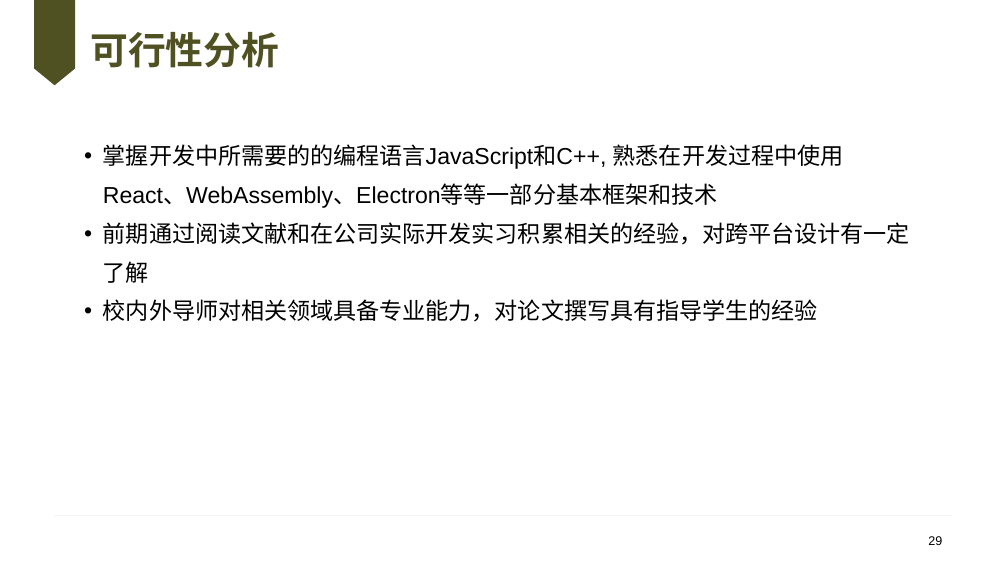
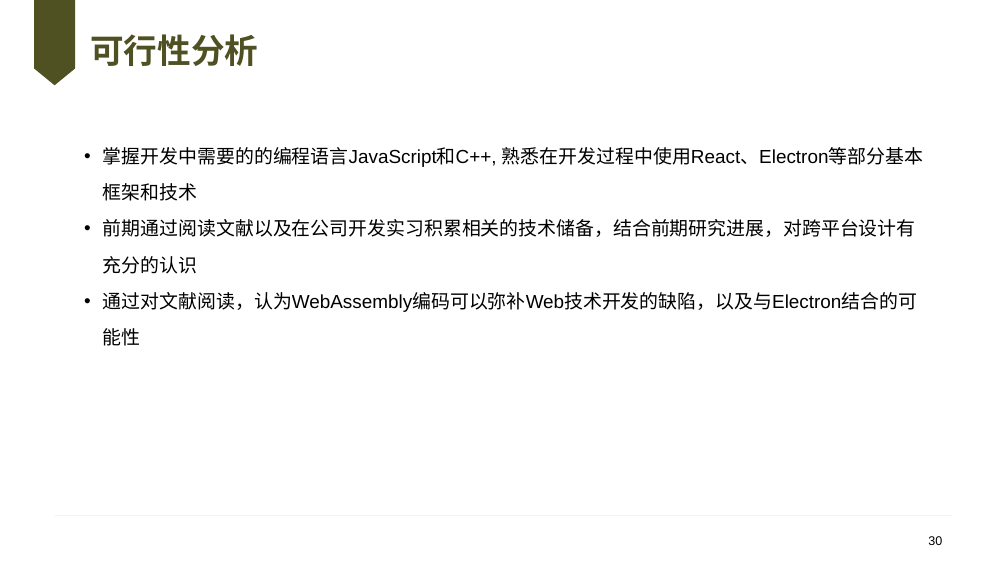
Before and after one commit to knoxnoe/GraduationProject, a slide deck: slide 30 of doc/paper/缑通旺-开题.pptx (slide 29 before the commit). Drawn at 1008x567 pixels with LibreOffice and Linux fonts; fonts in the diff are those of the drawing; background and template pictures are left out. Boxes give left, top, right and bottom in pixels: in the first picture for what was removed or moved away, otherwise in the second. Text is boxed around its words. In the diff, an @@ line names an element or a change of style, - is before the commit and + after.

```diff
--- a/doc/paper/缑通旺-开题.pptx
+++ b/doc/paper/缑通旺-开题.pptx
@@ title "可行性分析" at (90, 34, 258, 66): size 36 to 32 pt @@
@@ text at (103, 147, 923, 312): text changed; size 22 to 18 pt @@
-• 掌握开发中所需要的的编程语言JavaScript和C++, 熟悉在开发过程中使用React、WebAssembly、Electron等等一部分基本框架和技术
-• 前期通过阅读文献和在公司实际开发实习积累相关的经验，对跨平台设计有一定了解
-• 校内外导师对相关领域具备专业能力，对论文撰写具有指导学生的经验
+• 掌握开发中需要的的编程语言JavaScript和C++, 熟悉在开发过程中使用React、Electron等部分基本框架和技术
+• 前期通过阅读文献以及在公司开发实习积累相关的技术储备，结合前期研究进展，对跨平台设计有充分的认识
+• 通过对文献阅读，认为WebAssembly编码可以弥补Web技术开发的缺陷，以及与Electron结合的可能性
@@ page number at (928, 536, 942, 545): text changed @@
-29
+30
```
Also in this commit, not shown: 29 other slides changed, 1 slide added, 2 slides removed.
